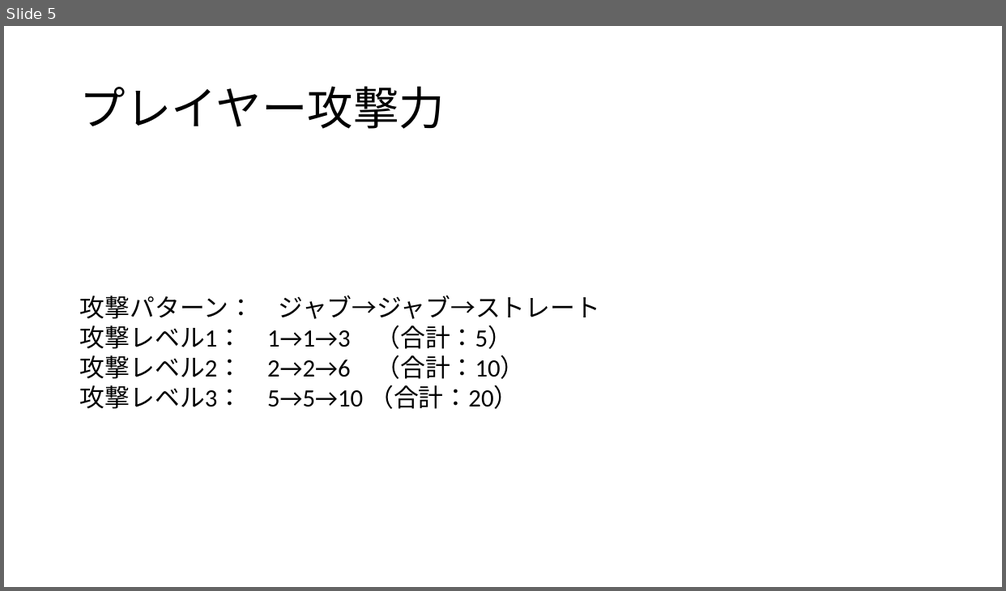
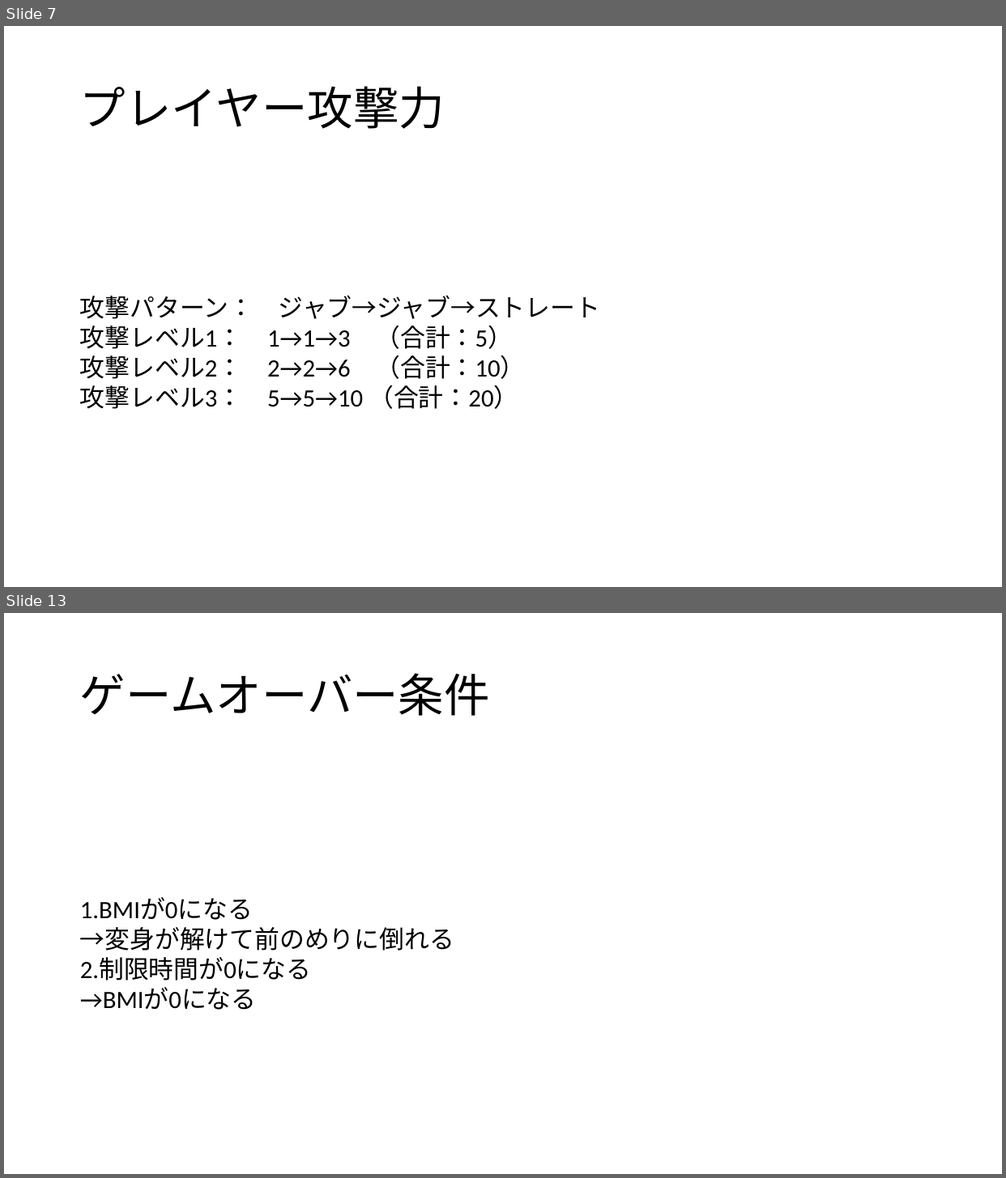
Before and after one commit to yuusei1113k/FatmanHerosTmp, a slide deck: システム詳細.pptx. Shown one above the other, each under a label of ours: slide 5 before the commit, slides 7 and 13 after it; the slides between them are not shown. The pictures are 1006x591 and 1006x1178 pixels, drawn with LibreOffice and Linux fonts; fonts in the diff are those of the drawing. Boxes give left, top, right and bottom in pixels: in the first picture for what was removed or moved away, otherwise in the second. Text is boxed around its words. In the diff, an @@ line names an element or a change of style, - is before the commit and + after.

```diff
--- a/システム詳細.pptx
+++ b/システム詳細.pptx
@@ slide 13 added at (x1=4, y1=613, x2=1002, y2=1174), background #FFFFFF @@
@@ title added at (x1=80, y1=673, x2=490, y2=716), 44 pt, text #000000 @@
+ゲームオーバー条件
@@ text added at (x1=80, y1=897, x2=454, y2=1010), 24 pt, text #000000 @@
+1.BMIが0になる
+→変身が解けて前のめりに倒れる
+2.制限時間が0になる
+→BMIが0になる
@@ what was slide 5 is now slide 7 @@
```
Also in this commit, not shown: 7 slides changed, 6 other slides added.
